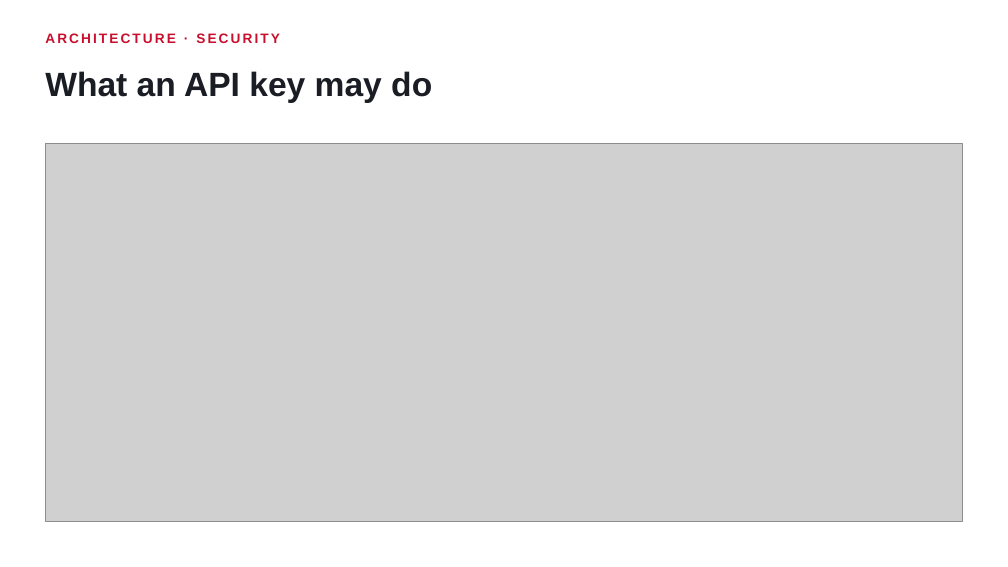
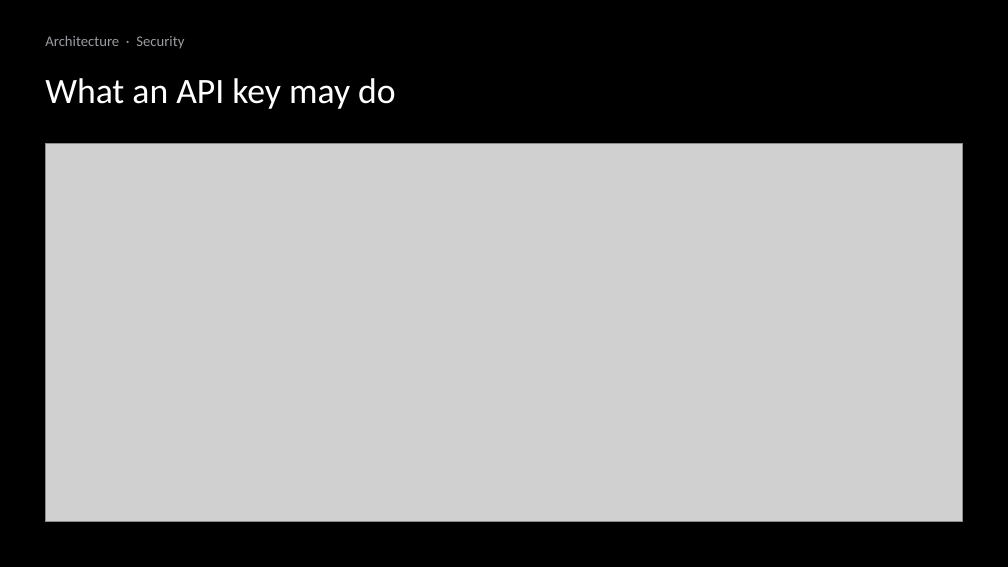
Before and after one commit to ziyangliu-666/lumen-next, a slide deck: slide 11 of docs/platform/slides/out/Team15-Lumen-Platform.pptx. Drawn at 1008x567 pixels with LibreOffice and Linux fonts; fonts in the diff are those of the drawing; grey boxes stand for pictures. Boxes give left, top, right and bottom in pixels: in the first picture for what was removed or moved away, otherwise in the second. Text is boxed around its words. In the diff, an @@ line names an element or a change of style, - is before the commit and + after.

```diff
--- a/docs/platform/slides/out/Team15-Lumen-Platform.pptx
+++ b/docs/platform/slides/out/Team15-Lumen-Platform.pptx
@@ background #FFFFFF to #000000 @@
@@ text at <box>45,36,184,48</box>: text changed; size 13 to 14 pt; font Arial to Calibri; text colour #C8102E to #9A9DA3; bold off @@
-ARCHITECTURE · SECURITY
+Architecture · Security
@@ text "What an API key may ..." at <box>45,78,396,109</box>: size 32 to 34 pt, font Arial to Calibri, text colour #1A1D23 to #FFFFFF, bold off @@
```
Also in this commit, not shown: 18 other slides changed, 14 other files.
